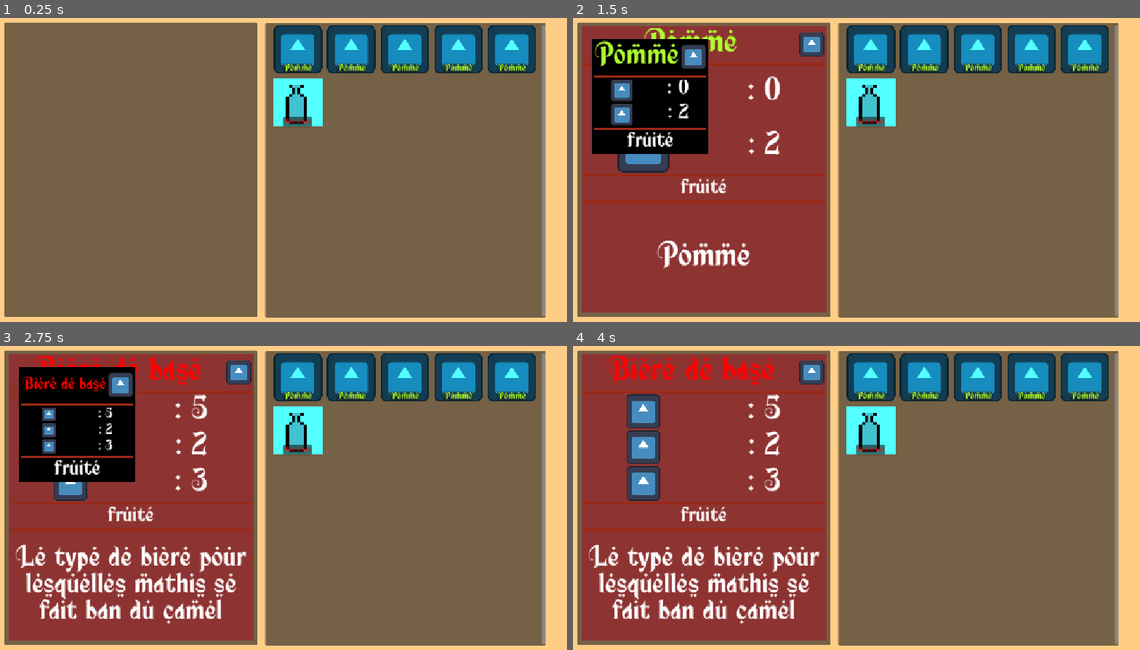
Above: before the commit, frames 1-4 (two rows, left to right).
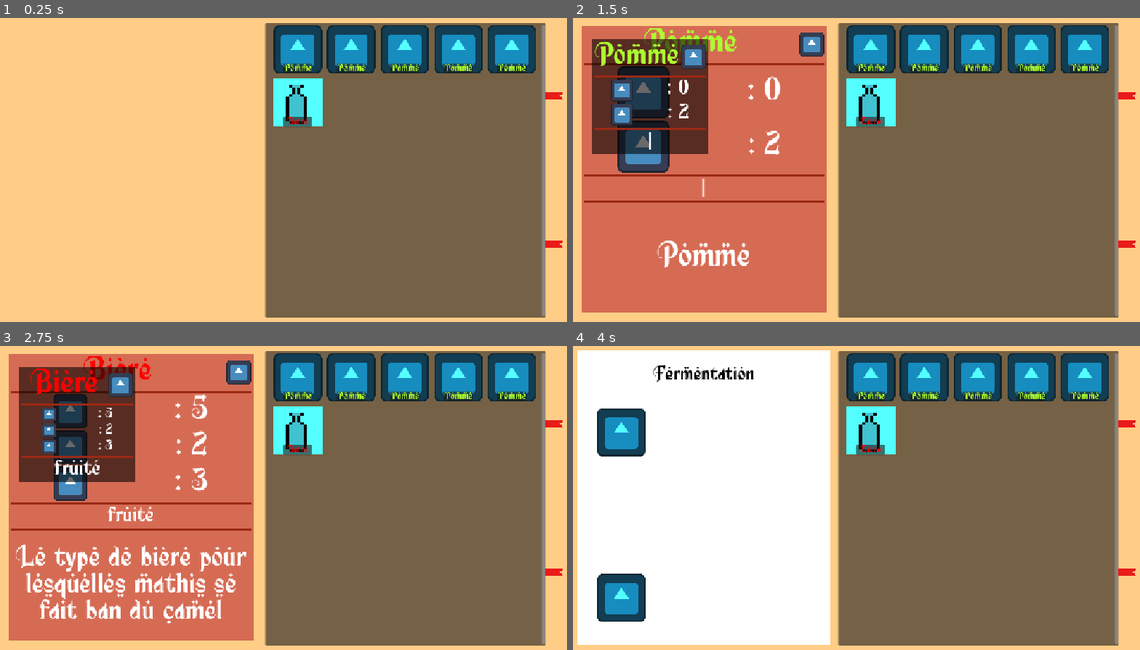
Above: after the commit, the same moments.

Repository: SeldonRubika/Jam-BeerStory
Game: Godot game, scene res://Scenes/MainStuff/main.tscn
Same seed, same stepped clock (60 frames per second), same inputs: the game is played once before the commit and once after it. The engine's default icon, where the game draws it, is replaced by a stand-in: a white triangle on a blue panel in a dark square.
Inputs (mouse positions are in pixels of both pictures, inside the frame that each line leads up to):
- Up to frame 1 (0.25 s): no input
- Up to frame 2 (1.5 s): click (873, 48) at 0.5 s; click (924, 48) at 1.25 s
- Up to frame 3 (2.75 s): click (300, 431) at 2 s
- Up to frame 4 (4 s): click (1128, 425) at 2.77 s; click (1128, 574) at 3.52 s

The runs differ from the first frame. In frame 1, 44% of the frame differs, in the area x 0-100%, y 1-99%; in frame 2, 40%; in frame 3, 39%; in frame 4, 42%.

Commit message:
Made SubMenus

Diff:
--- a/Resources/Drinks/AADrinksBase.gd
+++ b/Resources/Drinks/AADrinksBase.gd
@@ -1,11 +1,6 @@
-extends Resource
+extends IngredientResource
 class_name DrinkResource
 
-@export_group("Information")
-@export var drink_name := "Bière classique"
-@export var icon : Texture2D
-@export var desc :="Le type de bière pour lesquelles mathis se fait ban du camel"
-var text_color : Color = [Color.YELLOW,Color.RED,Color.SKY_BLUE,Color.GREEN_YELLOW,Color.ORANGE].pick_random()
 
 @export_group("Stats")
 @export var types : Global.DrinkTypes = Global.DrinkTypes.Fermented
@@ -13,7 +8,3 @@
 @export var shitty := false
 @export_range(0,3) var mix_level := 0
 @export_range(0,100) var degrees := 0
-@export_range(0,10) var bitterness := 0
-@export_range(0,10) var sweetness := 0
-@export var fruity := false
-@export var gazeous := false
--- a/Resources/Drinks/TestBeer.tres
+++ b/Resources/Drinks/TestBeer.tres
@@ -5,9 +5,9 @@
 
 [resource]
 script = ExtResource("1_lmve7")
-drink_name = "Bière de base"
+degrees = 5
+ingredient_name = "Bière"
 icon = ExtResource("1_5mmrw")
-degrees = 5
 bitterness = 2
 sweetness = 3
 fruity = true
--- a/Resources/Ingredients/Pomme.tres
+++ b/Resources/Ingredients/Pomme.tres
@@ -7,5 +7,4 @@
 script = ExtResource("2_yhwcj")
 desc = "Pomme"
 sweetness = 2
-fruity = true
 metadata/_custom_type_script = "uid://renlxgu8rtkv"
--- /dev/null
+++ b/Scenes/DrinkSubMenu/DrinkSubMenu.tscn
@@ -0,0 +1,46 @@
+[gd_scene format=3 uid="uid://bg53nj0lsdrsx"]
+
+[ext_resource type="Script" uid="uid://et742jqp0c57" path="res://Scenes/DrinkSubMenu/Fermentation.gd" id="1_dcchf"]
+[ext_resource type="Script" uid="uid://d11kfgsd6jgt" path="res://addons/AutoSizeText/ui/AutoSizeLabel.gd" id="2_5teyq"]
+
+[sub_resource type="DrawableTexture2D" id="DrawableTexture2D_dcchf"]
+
+[node name="DrinkSubMenu" type="Control" unique_id=1779993521]
+layout_mode = 3
+anchor_left = 0.025
+anchor_top = 0.05
+anchor_right = 0.46
+anchor_bottom = 0.95000005
+grow_horizontal = 2
+grow_vertical = 2
+script = ExtResource("1_dcchf")
+
+[node name="background" type="TextureRect" parent="." unique_id=131718574]
+layout_mode = 1
+anchors_preset = 15
+anchor_right = 1.0
+anchor_bottom = 1.0
+grow_horizontal = 2
+grow_vertical = 2
+mouse_filter = 2
+texture = SubResource("DrawableTexture2D_dcchf")
+
+[node name="AutoSizeLabel" type="Label" parent="." unique_id=422224165]
+layout_mode = 1
+anchors_preset = -1
+anchor_left = 0.29517877
+anchor_top = 0.04286694
+anchor_right = 0.7048212
+anchor_bottom = 0.12791497
+offset_bottom = 1.0
+grow_horizontal = 2
+theme_override_colors/font_color = Color(0, 0, 0, 1)
+theme_override_font_sizes/font_size = 38
+text = "IDK"
+horizontal_alignment = 1
+vertical_alignment = 1
+clip_text = true
+text_overrun_behavior = 3
+script = ExtResource("2_5teyq")
+metadata/_custom_type_script = "uid://d11kfgsd6jgt"
+metadata/_edit_use_anchors_ = true
--- /dev/null
+++ b/Scenes/DrinkSubMenu/Fermentation.gd
@@ -0,0 +1,11 @@
+extends Control
+class_name DrinkSubMenu
+
+var id := "Fermentation"
+
+func selected():
+	Global.active_drink_submenu = self
+	show()
+
+func deselect():
+	hide()
--- /dev/null
+++ b/Scenes/DrinkSubMenu/Fermentation.tscn
@@ -0,0 +1,73 @@
+[gd_scene format=3 uid="uid://d3176dlpwjvof"]
+
+[ext_resource type="Script" uid="uid://et742jqp0c57" path="res://Scenes/DrinkSubMenu/Fermentation.gd" id="1_jgvjj"]
+[ext_resource type="Script" uid="uid://d11kfgsd6jgt" path="res://addons/AutoSizeText/ui/AutoSizeLabel.gd" id="2_rxjry"]
+[ext_resource type="PackedScene" uid="uid://fkjn5x638hlm" path="res://Scenes/ingredients/ingredient_base.tscn" id="3_qnoag"]
+
+[sub_resource type="DrawableTexture2D" id="DrawableTexture2D_5q66j"]
+
+[node name="Fermentation" type="Control" unique_id=912534386]
+layout_mode = 3
+anchor_left = 0.025
+anchor_top = 0.05
+anchor_right = 0.46
+anchor_bottom = 0.95000005
+script = ExtResource("1_jgvjj")
+metadata/_custom_type_script = "uid://et742jqp0c57"
+
+[node name="background" type="TextureRect" parent="." unique_id=923223262]
+layout_mode = 1
+anchors_preset = 15
+anchor_right = 1.0
+anchor_bottom = 1.0
+grow_horizontal = 2
+grow_vertical = 2
+mouse_filter = 2
+texture = SubResource("DrawableTexture2D_5q66j")
+
+[node name="AutoSizeLabel" type="Label" parent="." unique_id=2081047654]
+layout_mode = 1
+anchors_preset = -1
+anchor_left = 0.29517877
+anchor_top = 0.04286694
+anchor_right = 0.7048212
+anchor_bottom = 0.12791497
+offset_bottom = 1.0
+grow_horizontal = 2
+theme_override_colors/font_color = Color(0, 0, 0, 1)
+theme_override_font_sizes/font_size = 38
+text = "Fermentation"
+horizontal_alignment = 1
+vertical_alignment = 1
+autowrap_mode = 3
+clip_text = true
+text_overrun_behavior = 3
+script = ExtResource("2_rxjry")
+metadata/_custom_type_script = "uid://d11kfgsd6jgt"
+metadata/_edit_use_anchors_ = true
+
+[node name="HBoxContainer" type="HBoxContainer" parent="." unique_id=270089603]
+layout_mode = 1
+anchors_preset = -1
+anchor_left = 0.07822477
+anchor_top = 0.19478737
+anchor_right = 0.9217752
+anchor_bottom = 0.92352533
+grow_horizontal = 2
+grow_vertical = 2
+metadata/_edit_use_anchors_ = true
+
+[node name="VBoxContainer" type="VBoxContainer" parent="HBoxContainer" unique_id=2109550289]
+layout_mode = 2
+
+[node name="IngredientBase" parent="HBoxContainer/VBoxContainer" unique_id=1564469009 instance=ExtResource("3_qnoag")]
+layout_mode = 2
+resource = null
+
+[node name="TextureRect" type="TextureRect" parent="HBoxContainer/VBoxContainer" unique_id=1343695129]
+layout_mode = 2
+size_flags_vertical = 3
+
+[node name="IngredientBase2" parent="HBoxContainer/VBoxContainer" unique_id=1859194575 instance=ExtResource("3_qnoag")]
+layout_mode = 2
+resource = null
--- /dev/null
+++ b/Scenes/MainStuff/book.gd
@@ -0,0 +1,16 @@
+extends Control
+
+
+@export var fermentation: DrinkSubMenu
+
+
+func _on_storage_bookmark_pressed() -> void:
+	if Global.active_drink_submenu:
+		Global.active_drink_submenu.deselect()
+	Global.active_drink_submenu = null
+
+
+func _on_fermentation_bookmark_2_pressed() -> void:
+	if Global.active_drink_submenu:
+		Global.active_drink_submenu.deselect()
+	fermentation.selected()
--- a/Scenes/MainStuff/main.tscn
+++ b/Scenes/MainStuff/main.tscn
@@ -2,7 +2,10 @@
 
 [ext_resource type="PackedScene" uid="uid://c4spjnychilog" path="res://Scenes/Menu/main_menu.tscn" id="1_r0vd8"]
 [ext_resource type="PackedScene" uid="uid://fkjn5x638hlm" path="res://Scenes/ingredients/ingredient_base.tscn" id="2_ayn3u"]
+[ext_resource type="Script" uid="uid://drs3k5ksbb8kn" path="res://Scenes/MainStuff/book.gd" id="2_h5xj3"]
 [ext_resource type="PackedScene" uid="uid://dkggdakosi2hr" path="res://Scenes/drinks/drink_base.tscn" id="3_5xgcf"]
+[ext_resource type="PackedScene" uid="uid://d3176dlpwjvof" path="res://Scenes/DrinkSubMenu/Fermentation.tscn" id="4_n07qj"]
+[ext_resource type="Texture2D" uid="uid://cmimmbmd2bylo" path="res://Assets/PlaceHolders/placeholder_marquepage.png" id="5_tewny"]
 
 [node name="Main" type="Control" unique_id=1026774502]
 layout_mode = 3
@@ -17,13 +20,15 @@
 z_index = 3
 layout_mode = 1
 
-[node name="Book" type="Control" parent="." unique_id=204703665]
+[node name="Book" type="Control" parent="." unique_id=204703665 node_paths=PackedStringArray("fermentation")]
 layout_mode = 1
 anchors_preset = 15
 anchor_right = 1.0
 anchor_bottom = 1.0
 grow_horizontal = 2
 grow_vertical = 2
+script = ExtResource("2_h5xj3")
+fermentation = NodePath("Fermentation")
 
 [node name="Background" type="ColorRect" parent="Book" unique_id=1822726919]
 layout_mode = 1
@@ -41,18 +46,6 @@
 anchor_bottom = 1.0
 grow_horizontal = 2
 grow_vertical = 2
-
-[node name="BigDesc" type="Panel" parent="Book/InventoryPage" unique_id=2016212382]
-layout_mode = 1
-anchors_preset = -1
-anchor_left = 0.025
-anchor_top = 0.05
-anchor_right = 0.46
-anchor_bottom = 0.95
-grow_horizontal = 2
-grow_vertical = 2
-mouse_filter = 2
-metadata/_edit_use_anchors_ = true
 
 [node name="Grid" type="Panel" parent="Book/InventoryPage" unique_id=726826764]
 layout_mode = 1
@@ -104,3 +97,41 @@
 
 [node name="DrinkBase" parent="Book/InventoryPage/Grid/ScrollContainer/GridContainer" unique_id=840213197 instance=ExtResource("3_5xgcf")]
 layout_mode = 2
+
+[node name="Fermentation" parent="Book" unique_id=912534386 instance=ExtResource("4_n07qj")]
+visible = false
+layout_mode = 1
+
+[node name="MarquePage" type="Control" parent="Book" unique_id=379467599]
+layout_mode = 1
+anchor_left = 0.9548611
+anchor_top = 0.052469134
+anchor_right = 0.99300003
+anchor_bottom = 0.954
+offset_right = 0.063964844
+offset_bottom = -0.1920166
+metadata/_edit_use_anchors_ = true
+
+[node name="VBoxContainer" type="VBoxContainer" parent="Book/MarquePage" unique_id=314946467]
+layout_mode = 1
+anchors_preset = 15
+anchor_right = 1.0
+anchor_bottom = 1.0
+offset_left = -2.0
+grow_horizontal = 2
+grow_vertical = 2
+
+[node name="StorageBookmark" type="TextureButton" parent="Book/MarquePage/VBoxContainer" unique_id=1392481850]
+layout_mode = 2
+size_flags_vertical = 3
+texture_normal = ExtResource("5_tewny")
+stretch_mode = 5
+
+[node name="FermentationBookmark" type="TextureButton" parent="Book/MarquePage/VBoxContainer" unique_id=1080851459]
+layout_mode = 2
+size_flags_vertical = 3
+texture_normal = ExtResource("5_tewny")
+stretch_mode = 5
+
+[connection signal="pressed" from="Book/MarquePage/VBoxContainer/StorageBookmark" to="Book" method="_on_storage_bookmark_pressed"]
+[connection signal="pressed" from="Book/MarquePage/VBoxContainer/FermentationBookmark" to="Book" method="_on_fermentation_bookmark_2_pressed"]
--- a/Scenes/Singleton/global.gd
+++ b/Scenes/Singleton/global.gd
@@ -2,6 +2,8 @@
 
 enum DrinkTypes {Fermented,Distillied,Liquor,Cocktail,Softs}
 enum IngredientsTypes {Fruit,Plant,Liquid,Vegetables,Misc}
+
+var active_drink_submenu : DrinkSubMenu = null
 
 func GetDrinkTypeTexture(type:DrinkTypes):
 	return preload("res://icon.svg")
--- a/Scenes/drinks/drink_base.gd
+++ b/Scenes/drinks/drink_base.gd
@@ -1,87 +1,19 @@
-extends Control
+extends IngredientBase
 
-@export var resource : DrinkResource = preload("uid://bdmceqrdpnw21")
-@export var name_label: AutoSizeRichTextLabel
-@export var drink_icon: TextureRect
-#hover
-@export var hover: Panel
 @export var degreesHover: AutoSizeRichTextLabel
-@export var bitternessHover: AutoSizeRichTextLabel
-@export var sweetnessHover: AutoSizeRichTextLabel
-@export var hover_name_label: AutoSizeRichTextLabel
-@export var booleansHover: AutoSizeRichTextLabel
-@export var hover_icon: TextureRect
 
-#focus
-@export var focus: Panel
-@export var focus_name_label: AutoSizeRichTextLabel
 @export var degreesFocus: AutoSizeRichTextLabel
-@export var bitternessFocus: AutoSizeRichTextLabel
-@export var sweetnessFocus: AutoSizeRichTextLabel
-@export var booleansFocus: AutoSizeRichTextLabel
-@export var description: AutoSizeRichTextLabel
-@export var focus_icon: TextureRect
 
-func set_self_ui():
-	name_label.text = resource.drink_name
-	name_label.add_theme_color_override("default_color",resource.text_color)
-	drink_icon.texture = resource.icon
-	name_label.do_resize_text()
 
-	if (focus.visible):
-		set_focus_ui()
-	if hover.visible:
-		set_hover_ui()
 
 
 func set_focus_ui():
+	super()
 	degreesFocus.text =": "+str(resource.degrees)
-	focus_name_label.add_theme_color_override("default_color",resource.text_color)
-	focus_name_label.text = resource.drink_name
-	sweetnessFocus.text =": "+str(resource.sweetness)
-	bitternessFocus.text =": "+str(resource.bitterness)
-	focus_name_label.do_resize_text()
-	description.text = resource.desc
 	focus_icon.texture = Global.GetDrinkTypeTexture(resource.types)
-	if (resource.fruity and resource.gazeous):
-		booleansFocus.text = "fruité | pétillant"
-	else:
-		if (resource.fruity):
-			booleansFocus.text = "fruité"
-		if (resource.gazeous):
-			booleansFocus.text = "pétillant"
+
 
 func set_hover_ui():
-	hover_name_label.text = resource.drink_name
-	hover_name_label.add_theme_color_override("default_color",resource.text_color)
-	hover_name_label.do_resize_text()
+	super()
 	degreesHover.text =": "+str(resource.degrees)
-	bitternessHover.text =": "+str(resource.bitterness)
-	sweetnessHover.text =": "+str(resource.sweetness)
 	hover_icon.texture = Global.GetDrinkTypeTexture(resource.types)
-	if (resource.fruity and resource.gazeous):
-		booleansHover.text = "fruité | pétillant"
-	else:
-		if (resource.fruity):
-			booleansHover.text = "fruité"
-		if (resource.gazeous):
-			booleansHover.text = "pétillant"
-
-func _ready() -> void:
-	set_self_ui()
-
-func _on_mouse_entered() -> void:
-	hover.show()
-	set_hover_ui()
-
-func _on_mouse_exited() -> void:
-	hover.hide()
-
-
-func _on_focus_entered() -> void:
-	focus.show()
-	set_focus_ui()
-
-
-func _on_focus_exited() -> void:
-	focus.hide()
--- a/Scenes/drinks/drink_base.tscn
+++ b/Scenes/drinks/drink_base.tscn
@@ -3,10 +3,11 @@
 [ext_resource type="Script" uid="uid://barqahepc4cy8" path="res://Scenes/drinks/drink_base.gd" id="1_k53du"]
 [ext_resource type="Script" uid="uid://leehmvr1x5lu" path="res://addons/AutoSizeText/ui/AutoSizeRichTextLabel.gd" id="2_5okn3"]
 [ext_resource type="Texture2D" uid="uid://c1e1wbdl6lm6v" path="res://Assets/PlaceHolders/drink.png" id="2_454oq"]
+[ext_resource type="Resource" uid="uid://bdmceqrdpnw21" path="res://Resources/Drinks/TestBeer.tres" id="2_q4sok"]
 [ext_resource type="Texture2D" uid="uid://liaqpr81b5sa" path="res://icon.svg" id="4_v4xni"]
 
 [sub_resource type="StyleBoxFlat" id="StyleBoxFlat_454oq"]
-bg_color = Color(0, 0, 0, 1)
+bg_color = Color(0, 0, 0, 0.5882353)
 
 [sub_resource type="StyleBoxLine" id="StyleBoxLine_454oq"]
 color = Color(0.60784316, 0.16078432, 0.08235294, 1)
@@ -15,7 +16,7 @@
 [sub_resource type="StyleBoxFlat" id="StyleBoxFlat_ayn3u"]
 bg_color = Color(0.65882355, 0, 0.11372549, 0.4745098)
 
-[node name="DrinkBase" type="Button" unique_id=1564469009 node_paths=PackedStringArray("name_label", "drink_icon", "hover", "degreesHover", "bitternessHover", "sweetnessHover", "hover_name_label", "booleansHover", "hover_icon", "focus", "focus_name_label", "degreesFocus", "bitternessFocus", "sweetnessFocus", "booleansFocus", "description", "focus_icon")]
+[node name="DrinkBase" type="Button" unique_id=1564469009 node_paths=PackedStringArray("degreesHover", "degreesFocus", "name_label", "ingredient_icon", "hover", "bitternessHover", "sweetnessHover", "hover_name_label", "booleansHover", "hover_icon", "focus", "focus_name_label", "bitternessFocus", "sweetnessFocus", "booleansFocus", "description", "focus_icon")]
 custom_minimum_size = Vector2(96, 96)
 custom_maximum_size = Vector2(128, 128)
 anchors_preset = -1
@@ -31,10 +32,12 @@
 grow_vertical = 2
 flat = true
 script = ExtResource("1_k53du")
+degreesHover = NodePath("Hover/VBoxContainer/AllStatsHolder/StatContainer/Degrees")
+degreesFocus = NodePath("Focus/stuff/AllStatsHolder/StatContainer/Degrees")
+resource = ExtResource("2_q4sok")
 name_label = NodePath("Panel/NameLabel")
-drink_icon = NodePath("DrinkIcon")
+ingredient_icon = NodePath("DrinkIcon")
 hover = NodePath("Hover")
-degreesHover = NodePath("Hover/VBoxContainer/AllStatsHolder/StatContainer/Degrees")
 bitternessHover = NodePath("Hover/VBoxContainer/AllStatsHolder/StatContainer2/Bitterness")
 sweetnessHover = NodePath("Hover/VBoxContainer/AllStatsHolder/StatContainer3/Sweetness")
 hover_name_label = NodePath("Hover/VBoxContainer/HBoxContainer/HoverNameLabel")
@@ -42,7 +45,6 @@
 hover_icon = NodePath("Hover/VBoxContainer/HBoxContainer/HoverIcon")
 focus = NodePath("Focus")
 focus_name_label = NodePath("Focus/stuff/HBoxContainer/FocusNameLabel")
-degreesFocus = NodePath("Focus/stuff/AllStatsHolder/StatContainer/Degrees")
 bitternessFocus = NodePath("Focus/stuff/AllStatsHolder/StatContainer2/Bitterness")
 sweetnessFocus = NodePath("Focus/stuff/AllStatsHolder/StatContainer3/Sweetness")
 booleansFocus = NodePath("Focus/stuff/Booleans")
@@ -482,3 +484,4 @@
 [connection signal="focus_exited" from="." to="." method="_on_focus_exited"]
 [connection signal="mouse_entered" from="." to="." method="_on_mouse_entered"]
 [connection signal="mouse_exited" from="." to="." method="_on_mouse_exited"]
+[connection signal="pressed" from="." to="." method="_on_pressed"]
--- a/Scenes/ingredients/ingredient_base.gd
+++ b/Scenes/ingredients/ingredient_base.gd
@@ -1,4 +1,5 @@
-extends Control
+extends Button
+class_name IngredientBase
 
 @export var resource : IngredientResource = preload("uid://b8ars7q4rr4bi")
 @export var name_label: AutoSizeRichTextLabel
@@ -21,6 +22,13 @@
 @export var focus_icon: TextureRect
 
 func set_self_ui():
+	if (!resource):
+		disabled = true
+		name_label.get_parent().hide()
+		ingredient_icon.texture = preload("res://icon.svg")
+		return
+	disabled = false
+	name_label.get_parent().show()
 	name_label.text = resource.ingredient_name
 	name_label.add_theme_color_override("default_color",resource.text_color)
 	ingredient_icon.texture = resource.icon
@@ -33,6 +41,8 @@
 
 
 func set_focus_ui():
+	if (!resource):
+		return
 	focus_name_label.add_theme_color_override("default_color",resource.text_color)
 	focus_name_label.text = resource.ingredient_name
 	sweetnessFocus.text =": "+str(resource.sweetness)
@@ -49,6 +59,8 @@
 			booleansFocus.text = "pétillant"
 
 func set_hover_ui():
+	if (!resource):
+		return
 	hover_name_label.text = resource.ingredient_name
 	hover_name_label.add_theme_color_override("default_color",resource.text_color)
 	hover_name_label.do_resize_text()
@@ -67,6 +79,8 @@
 	set_self_ui()
 
 func _on_mouse_entered() -> void:
+	if (!resource):
+		return
 	hover.show()
 	set_hover_ui()
 
@@ -75,9 +89,21 @@
 
 
 func _on_focus_entered() -> void:
+	if (!resource):
+		return
 	focus.show()
 	set_focus_ui()
 
 
 func _on_focus_exited() -> void:
 	focus.hide()
+
+func _process(_delta: float) -> void:
+	if Global.active_drink_submenu != null:
+		focus.hide()
+
+func _on_pressed() -> void:
+	if !Global.active_drink_submenu:
+		return
+	match(Global.active_drink_submenu.id):
+		"Fermentation":print("nice")
--- a/Scenes/ingredients/ingredient_base.tscn
+++ b/Scenes/ingredients/ingredient_base.tscn
@@ -1,13 +1,12 @@
 [gd_scene format=3 uid="uid://fkjn5x638hlm"]
 
 [ext_resource type="Script" uid="uid://f0jjyj8321bm" path="res://Scenes/ingredients/ingredient_base.gd" id="1_kwxqb"]
-[ext_resource type="Resource" uid="uid://bdmceqrdpnw21" path="res://Resources/Drinks/TestBeer.tres" id="2_f6dkj"]
 [ext_resource type="Texture2D" uid="uid://c1e1wbdl6lm6v" path="res://Assets/PlaceHolders/drink.png" id="2_tt3kx"]
 [ext_resource type="Script" uid="uid://leehmvr1x5lu" path="res://addons/AutoSizeText/ui/AutoSizeRichTextLabel.gd" id="3_f6dkj"]
 [ext_resource type="Texture2D" uid="uid://liaqpr81b5sa" path="res://icon.svg" id="4_l26ep"]
 
 [sub_resource type="StyleBoxFlat" id="StyleBoxFlat_454oq"]
-bg_color = Color(0, 0, 0, 1)
+bg_color = Color(0, 0, 0, 0.5882353)
 
 [sub_resource type="StyleBoxLine" id="StyleBoxLine_454oq"]
 color = Color(0.60784316, 0.16078432, 0.08235294, 1)
@@ -32,7 +31,6 @@
 grow_vertical = 2
 flat = true
 script = ExtResource("1_kwxqb")
-resource = ExtResource("2_f6dkj")
 name_label = NodePath("Panel/NameLabel")
 ingredient_icon = NodePath("IngredientsIcon")
 hover = NodePath("Hover")
@@ -131,11 +129,11 @@
 layout_mode = 2
 size_flags_horizontal = 3
 size_flags_vertical = 3
-theme_override_font_sizes/normal_font_size = 34
-theme_override_font_sizes/bold_font_size = 34
-theme_override_font_sizes/bold_italics_font_size = 34
-theme_override_font_sizes/italics_font_size = 34
-theme_override_font_sizes/mono_font_size = 34
+theme_override_font_sizes/normal_font_size = 7
+theme_override_font_sizes/bold_font_size = 7
+theme_override_font_sizes/bold_italics_font_size = 7
+theme_override_font_sizes/italics_font_size = 7
+theme_override_font_sizes/mono_font_size = 7
 bbcode_enabled = true
 text = "[color=yellow]Classic Beer"
 scroll_active = false
@@ -177,11 +175,11 @@
 layout_mode = 2
 size_flags_horizontal = 3
 size_flags_vertical = 3
-theme_override_font_sizes/normal_font_size = 41
-theme_override_font_sizes/bold_font_size = 41
-theme_override_font_sizes/bold_italics_font_size = 41
-theme_override_font_sizes/italics_font_size = 41
-theme_override_font_sizes/mono_font_size = 41
+theme_override_font_sizes/normal_font_size = 7
+theme_override_font_sizes/bold_font_size = 7
+theme_override_font_sizes/bold_italics_font_size = 7
+theme_override_font_sizes/italics_font_size = 7
+theme_override_font_sizes/mono_font_size = 7
 bbcode_enabled = true
 text = ": 5"
 scroll_active = false
@@ -208,11 +206,11 @@
 layout_mode = 2
 size_flags_horizontal = 3
 size_flags_vertical = 3
-theme_override_font_sizes/normal_font_size = 41
-theme_override_font_sizes/bold_font_size = 41
-theme_override_font_sizes/bold_italics_font_size = 41
-theme_override_font_sizes/italics_font_size = 41
-theme_override_font_sizes/mono_font_size = 41
+theme_override_font_sizes/normal_font_size = 7
+theme_override_font_sizes/bold_font_size = 7
+theme_override_font_sizes/bold_italics_font_size = 7
+theme_override_font_sizes/italics_font_size = 7
+theme_override_font_sizes/mono_font_size = 7
 bbcode_enabled = true
 text = ": 5"
 scroll_active = false
@@ -231,11 +229,11 @@
 custom_maximum_size = Vector2(-1, 40)
 layout_mode = 2
 size_flags_vertical = 3
-theme_override_font_sizes/normal_font_size = 41
-theme_override_font_sizes/bold_font_size = 41
-theme_override_font_sizes/bold_italics_font_size = 41
-theme_override_font_sizes/italics_font_size = 41
-theme_override_font_sizes/mono_font_size = 41
+theme_override_font_sizes/normal_font_size = 7
+theme_override_font_sizes/bold_font_size = 7
+theme_override_font_sizes/bold_italics_font_size = 7
+theme_override_font_sizes/italics_font_size = 7
+theme_override_font_sizes/mono_font_size = 7
 bbcode_enabled = true
 text = "|"
 scroll_active = false
@@ -283,11 +281,11 @@
 layout_mode = 2
 size_flags_horizontal = 3
 size_flags_vertical = 3
-theme_override_font_sizes/normal_font_size = 64
-theme_override_font_sizes/bold_font_size = 64
-theme_override_font_sizes/bold_italics_font_size = 64
-theme_override_font_sizes/italics_font_size = 64
-theme_override_font_sizes/mono_font_size = 64
+theme_override_font_sizes/normal_font_size = 7
+theme_override_font_sizes/bold_font_size = 7
+theme_override_font_sizes/bold_italics_font_size = 7
+theme_override_font_sizes/italics_font_size = 7
+theme_override_font_sizes/mono_font_size = 7
 bbcode_enabled = true
 text = "[color=yellow]Classic Beer"
 scroll_active = false
@@ -329,11 +327,11 @@
 layout_mode = 2
 size_flags_horizontal = 3
 size_flags_vertical = 3
-theme_override_font_sizes/normal_font_size = 64
-theme_override_font_sizes/bold_font_size = 64
-theme_override_font_sizes/bold_italics_font_size = 64
-theme_override_font_sizes/italics_font_size = 64
-theme_override_font_sizes/mono_font_size = 64
+theme_override_font_sizes/normal_font_size = 7
+theme_override_font_sizes/bold_font_size = 7
+theme_override_font_sizes/bold_italics_font_size = 7
+theme_override_font_sizes/italics_font_size = 7
+theme_override_font_sizes/mono_font_size = 7
 bbcode_enabled = true
 text = ": 5"
 scroll_active = false
@@ -359,11 +357,11 @@
 layout_mode = 2
 size_flags_horizontal = 3
 size_flags_vertical = 3
-theme_override_font_sizes/normal_font_size = 64
-theme_override_font_sizes/bold_font_size = 64
-theme_override_font_sizes/bold_italics_font_size = 64
-theme_override_font_sizes/italics_font_size = 64
-theme_override_font_sizes/mono_font_size = 64
+theme_override_font_sizes/normal_font_size = 7
+theme_override_font_sizes/bold_font_size = 7
+theme_override_font_sizes/bold_italics_font_size = 7
+theme_override_font_sizes/italics_font_size = 7
+theme_override_font_sizes/mono_font_size = 7
 bbcode_enabled = true
 text = ": 5"
 scroll_active = false
@@ -382,11 +380,11 @@
 custom_maximum_size = Vector2(-1, 40)
 layout_mode = 2
 size_flags_vertical = 3
-theme_override_font_sizes/normal_font_size = 41
-theme_override_font_sizes/bold_font_size = 41
-theme_override_font_sizes/bold_italics_font_size = 41
-theme_override_font_sizes/italics_font_size = 41
-theme_override_font_sizes/mono_font_size = 41
+theme_override_font_sizes/normal_font_size = 7
+theme_override_font_sizes/bold_font_size = 7
+theme_override_font_sizes/bold_italics_font_size = 7
+theme_override_font_sizes/italics_font_size = 7
+theme_override_font_sizes/mono_font_size = 7
 bbcode_enabled = true
 text = "|"
 scroll_active = false
@@ -404,11 +402,11 @@
 [node name="Description" type="RichTextLabel" parent="Focus/stuff" unique_id=1568982462]
 layout_mode = 2
 size_flags_vertical = 3
-theme_override_font_sizes/normal_font_size = 64
-theme_override_font_sizes/bold_font_size = 64
-theme_override_font_sizes/bold_italics_font_size = 64
-theme_override_font_sizes/italics_font_size = 64
-theme_override_font_sizes/mono_font_size = 64
+theme_override_font_sizes/normal_font_size = 9
+theme_override_font_sizes/bold_font_size = 9
+theme_override_font_sizes/bold_italics_font_size = 9
+theme_override_font_sizes/italics_font_size = 9
+theme_override_font_sizes/mono_font_size = 9
 text = "Shitty ahh description"
 scroll_active = false
 horizontal_alignment = 1
--- a/project.godot
+++ b/project.godot
@@ -43,6 +43,7 @@
 
 [rendering]
 
+textures/canvas_textures/default_texture_filter=0
 rendering_device/driver.windows="d3d12"
 renderer/rendering_method="gl_compatibility"
 renderer/rendering_method.mobile="gl_compatibility"
Binary file added: Assets/PlaceHolders/placeholder_marquepage.png
Not shown, added: Assets/PlaceHolders/placeholder_marquepage.png.import
Not shown, added: Scenes/DrinkSubMenu/Fermentation.gd.uid
Not shown, added: Scenes/MainStuff/book.gd.uid
